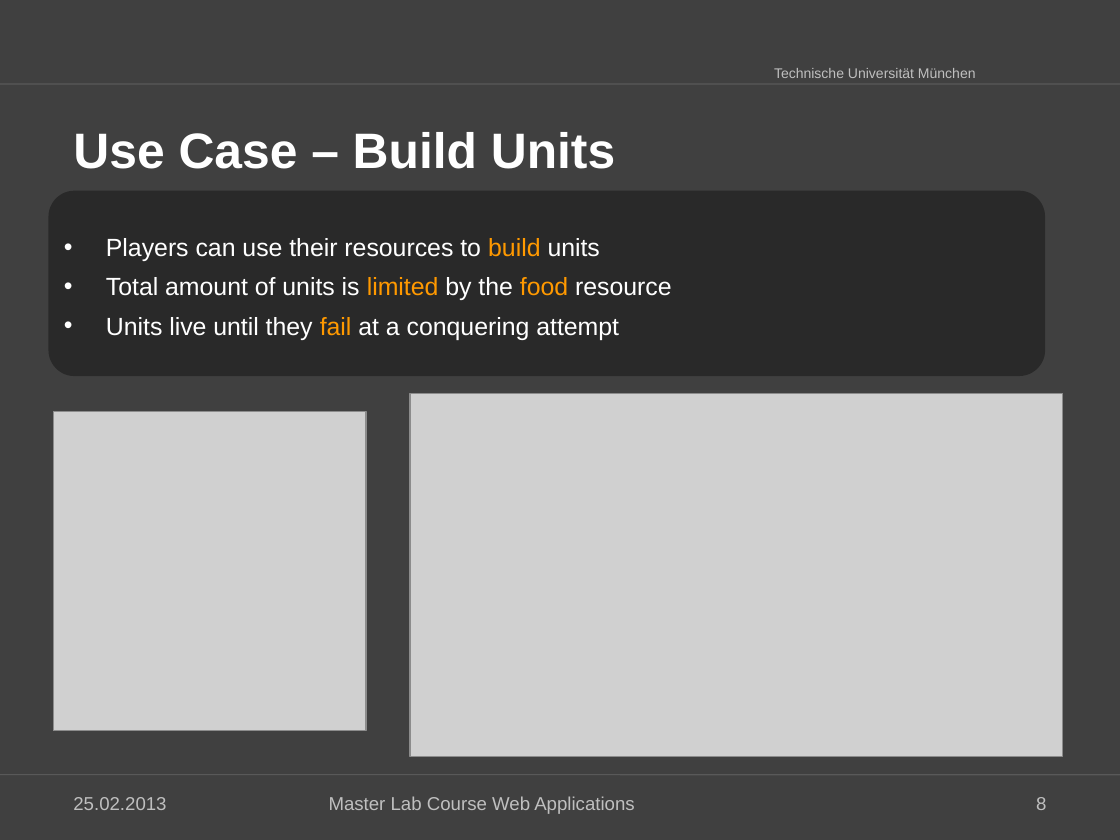
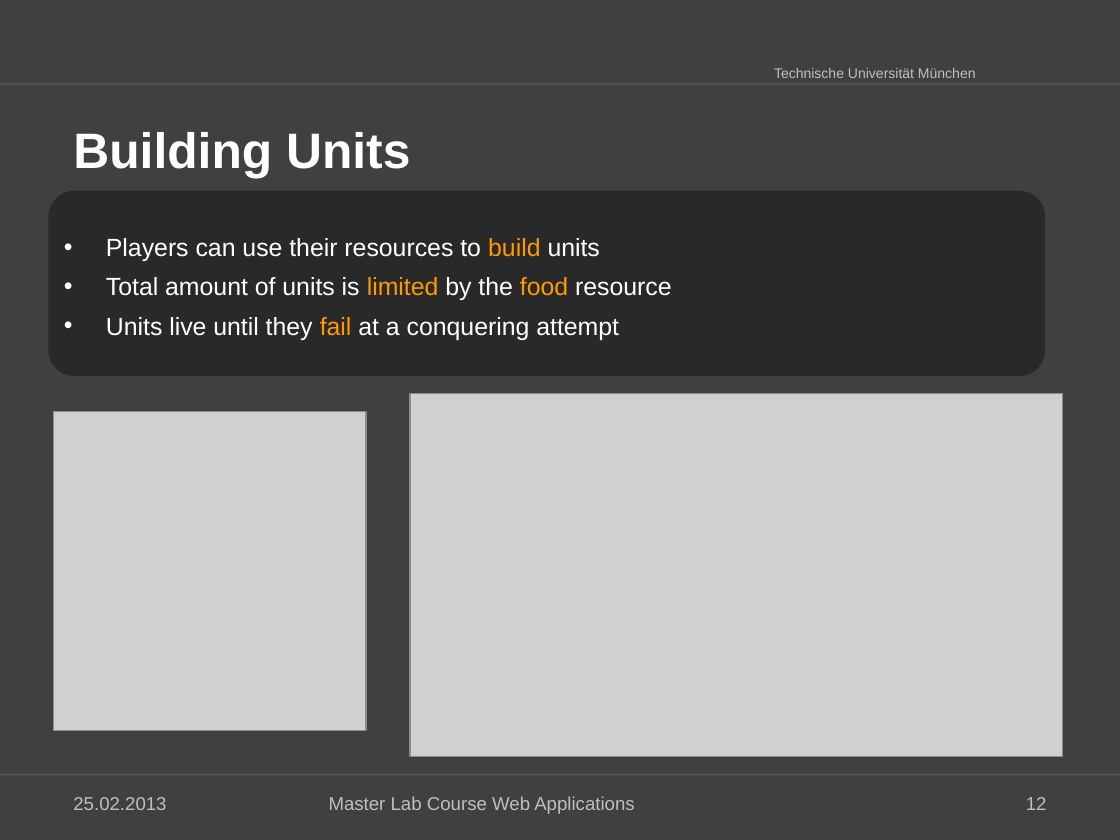
Before and after one commit to kneczaj/pi-puppids, a slide deck: slide 12 of docs/group4_Final_Presentation.pptx (slide 8 before the commit). Drawn at 1120x840 pixels with LibreOffice and Linux fonts; fonts in the diff are those of the drawing; grey boxes stand for pictures; background and template pictures are left out. Boxes give left, top, right and bottom in pixels: in the first picture for what was removed or moved away, otherwise in the second. Text is boxed around its words. In the diff, an @@ line names an element or a change of style, - is before the commit and + after.

Commit message:
Conquer Use Case

```diff
--- a/docs/group4_Final_Presentation.pptx
+++ b/docs/group4_Final_Presentation.pptx
@@ title at [73,132,410,178]: text changed @@
-Use Case – Build Units
+Building Units
@@ page number at [1026,797,1047,810]: text changed @@
-8
+12
```
Also in this commit, not shown: 2 other slides changed, 4 slides added.
